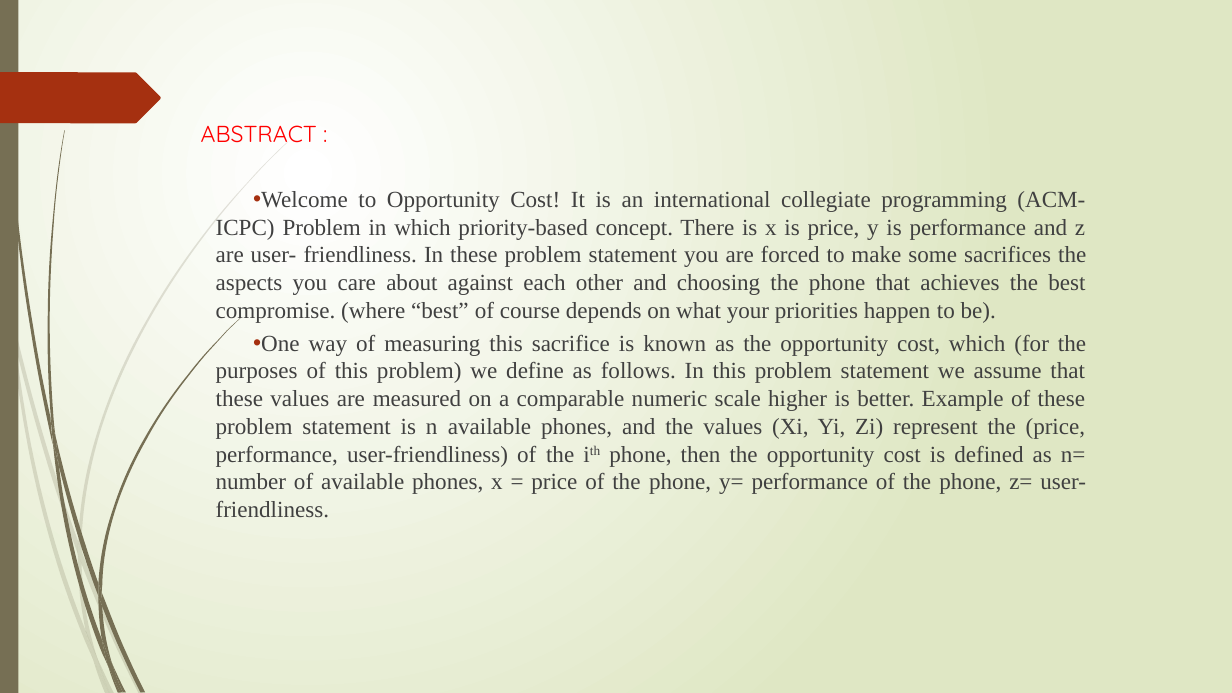
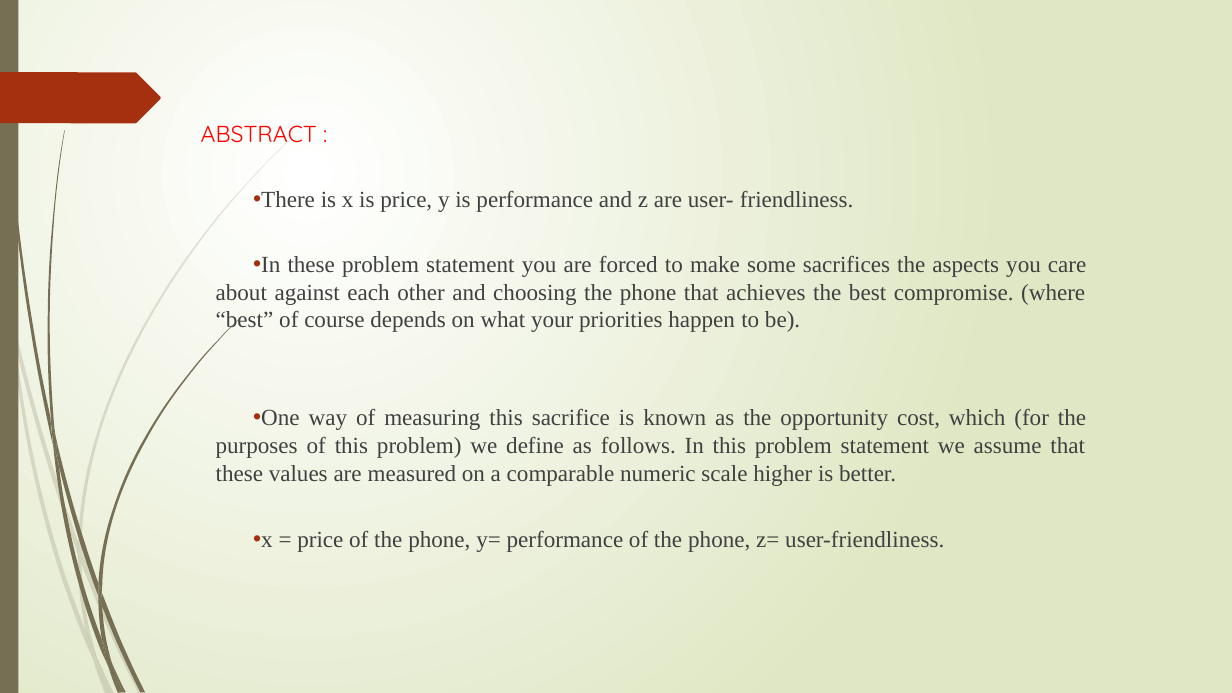
Before and after one commit to shantu03/trial, a slide deck: slide 2 of MINI Project PPT.pptx. Drawn at 1232x693 pixels with LibreOffice and Linux fonts; fonts in the diff are those of the drawing. Boxes give left, top, right and bottom in pixels: in the first picture for what was removed or moved away, otherwise in the second. Text is boxed around its words. In the diff, an @@ line names an element or a change of style, - is before the commit and + after.

```diff
--- a/MINI Project PPT.pptx
+++ b/MINI Project PPT.pptx
@@ text at [216, 191, 1086, 552]: text changed @@
-• Welcome to Opportunity Cost! It is an international collegiate programming (ACM-ICPC) Problem in which priority-based concept. There is x is price, y is performance and z are user- friendliness. In these problem statement you are forced to make some sacrifices the aspects you care about against each other and choosing the phone that achieves the best compromise. (where “best” of course depends on what your priorities happen to be).
-• One way of measuring this sacrifice is known as the opportunity cost, which (for the purposes of this problem) we define as follows. In this problem statement we assume that these values are measured on a comparable numeric scale higher is better. Example of these problem statement is n available phones, and the values (Xi, Yi, Zi) represent the (price, performance, user-friendliness) of the ith phone, then the opportunity cost is defined as n= number of available phones, x = price of the phone, y= performance of the phone, z= user-friendliness.
+• There is x is price, y is performance and z are user- friendliness.
+• In these problem statement you are forced to make some sacrifices the aspects you care about against each other and choosing the phone that achieves the best compromise. (where “best” of course depends on what your priorities happen to be).
+• One way of measuring this sacrifice is known as the opportunity cost, which (for the purposes of this problem) we define as follows. In this problem statement we assume that these values are measured on a comparable numeric scale higher is better.
+• x = price of the phone, y= performance of the phone, z= user-friendliness.
```
Also in this commit, not shown: 3 other slides changed, 2 slides added, 1 slide removed, 2 other files.
